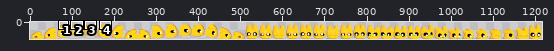
Sprite sheet: assets/player.png. Above, an overview of the earlier version with the close-up marked.
Close-up. Old version:
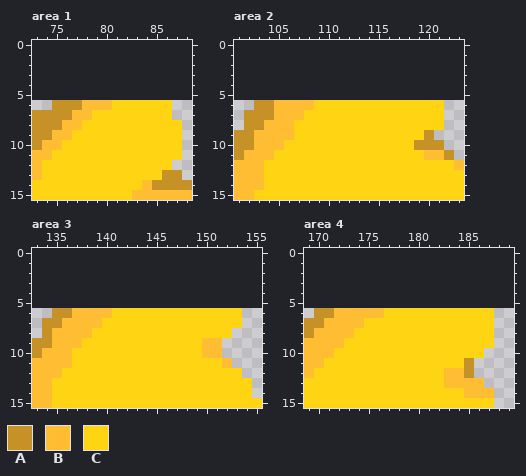
The file is 1216x64 pixels. Colours within 5 levels of each other are drawn and written as one. Shown: area 1: x 73..88, y 0..15; area 2: x 101..123, y 0..15; area 3: x 133..155, y 0..15; area 4: x 169..189, y 0..15. The old version is drawn lined up with the new one, on the new canvas. The commit also changed other parts of the picture, which this record leaves out.
Palette (. is transparent): A #c69228  B #ffbd34  C #ffd513
Pixels before, area 1, first column x 73:
 6 ..AAABBBCCCCCC..
 7 AAAABBCCCCCCCC..
 8 AAABBCCCCCCCCCC.
 9 AABBCCCCCCCCCCC.
10 ABBCCCCCCCCCCCC.
11 BBCCCCCCCCCCCCC.
12 BCCCCCCCCCCCCC..
13 BCCCCCCCCCCCCAA.
14 CCCCCCCCCCCBAAAA
15 CCCCCCCCCCBBBBBB
Pixels before, area 2, first column x 101:
 6 ..AABBBBCCCCCCCCCCCCC..
 7 .AAABBBCCCCCCCCCCCCCC..
 8 .AABBBCCCCCCCCCCCCCCC..
 9 AABBBBCCCCCCCCCCCCCA...
10 AABBBCCCCCCCCCCCCCAAA..
11 ABBBCCCCCCCCCCCCCCCBBA.
12 BBBCCCCCCCCCCCCCCCCCCCB
13 BBBCCCCCCCCCCCCCCCCCCCC
14 BBBCCCCCCCCCCCCCCCCCCCC
15 BBCCCCCCCCCCCCCCCCCCCCC
Pixels before, area 3, first column x 133:
 6 ..AABBBBCCCCCCCCCCCCC..
 7 .AABBBBCCCCCCCCCCCCCC..
 8 .ABBBBCCCCCCCCCCCCCC...
 9 AABBBCCCCCCCCCCCCBB....
10 ABBBCCCCCCCCCCCCCBB....
11 BBBBCCCCCCCCCCCCCCCB...
12 BBBCCCCCCCCCCCCCCCCCC..
13 BBCCCCCCCCCCCCCCCCCCCC.
14 BBCCCCCCCCCCCCCCCCCCCC.
15 BBCCCCCCCCCCCCCCCCCCCCC
Pixels before, area 4, first column x 169:
 6 .AABBBBBCCCCCCCCCCC
 7 AABBBBCCCCCCCCCCCCC
 8 ABBBBCCCCCCCCCCCCCC
 9 BBBBCCCCCCCCCCCCCCC
10 BBBCCCCCCCCCCCCCCC.
11 BBCCCCCCCCCCCCCCA..
12 BCCCCCCCCCCCCCBBA..
13 CCCCCCCCCCCCCCBBBB.
14 CCCCCCCCCCCCCCCCBBB
15 CCCCCCCCCCCCCCCCCCC
The same view after the edit:
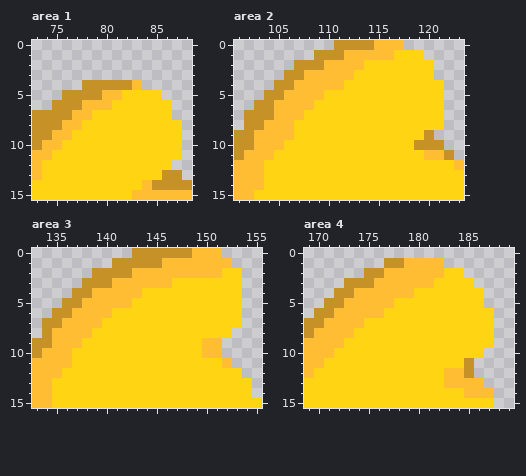
The exact change:
canvas 1216x64 -> 1216x41, the old top-left corner now at 0,6 (the part of the old canvas that was cut away was empty and is not shown)
Changed rows in their new state; - is an unchanged pixel.
Area 1:
first column x 76:
 4 --AAAAAB--
 5 AAAABBCCCC
Area 2:
first column x 104:
 0 -------AAAABBB----
 1 -----AAABBBBBCCC--
 2 ---AAABBBBCCCCCCC-
 3 --AABBBBBCCCCCCCC-
 4 -AABBBBBCCCCCCCCCC
 5 AABBBBCCCCCCCCCCCC
Area 3:
first column x 136:
 0 -------AAAAAABBB--
 1 -----AAAAABBBBBBB-
 2 ---AAAABBBBBBBBBCC
 3 --AAABBBBBBCCCCCCC
 4 -AABBBBBCCCCCCCCCC
 5 AABBBBBCCCCCCCCCCC
Area 4:
first column x 171:
 1 ------AABBBB----
 2 ----AABBBBBBCC--
 3 --AAABBBBBBCCCC-
 4 -AABBBBBBCCCCCCC
 5 AABBBBBCCCCCCCCC
Boxes around the changes in both close-ups, in picture pixels (x1, y1, x2, y2):
added: (62, 80, 162, 100)
added: (264, 40, 444, 100)
added: (62, 248, 242, 308)
added: (324, 258, 484, 308)
